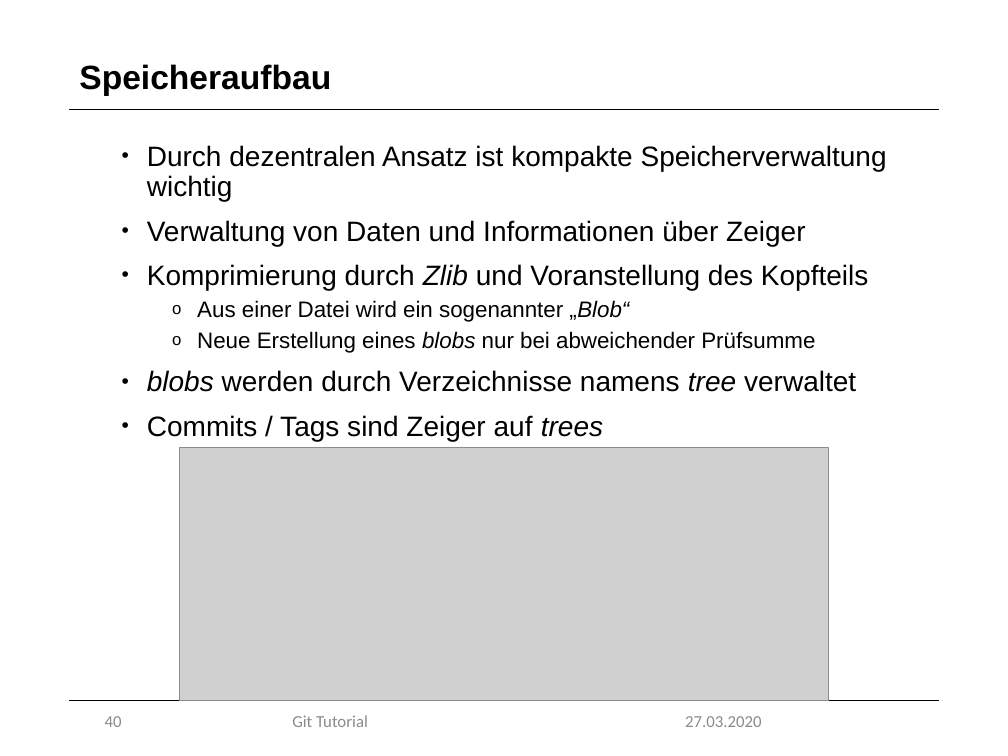
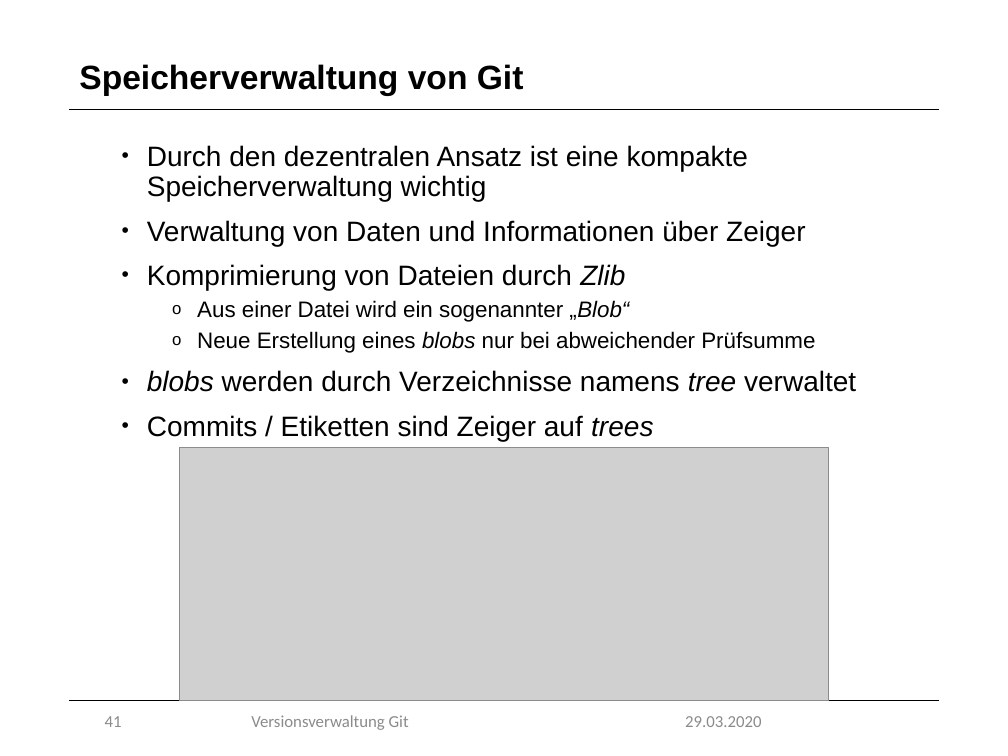
Before and after one commit to marcretzlaff/projektarbeit, a slide deck: slide 41 of Präsentation-90min/Präsentation-90min.pptx (slide 40 before the commit). Drawn at 1008x756 pixels with LibreOffice and Linux fonts; fonts in the diff are those of the drawing; grey boxes stand for pictures; background and template pictures are left out. Boxes give left, top, right and bottom in pixels: in the first picture for what was removed or moved away, otherwise in the second. Text is boxed around its words. In the diff, an @@ line names an element or a change of style, - is before the commit and + after.

```diff
--- a/Präsentation-90min/Präsentation-90min.pptx
+++ b/Präsentation-90min/Präsentation-90min.pptx
@@ title at [79,64,524,96]: text changed @@
-Speicheraufbau
+Speicherverwaltung von Git
@@ text at [147,145,749,201]: text changed @@
-• Durch dezentralen Ansatz ist kompakte Speicherverwaltung wichtig
+• Durch den dezentralen Ansatz ist eine kompakte Speicherverwaltung wichtig
@@ text at [147,264,625,290]: text changed @@
-• Komprimierung durch Zlib und Voranstellung des Kopfteils
+• Komprimierung von Dateien durch Zlib
@@ text at [147,415,653,441]: text changed @@
-• Commits / Tags sind Zeiger auf trees
+• Commits / Etiketten sind Zeiger auf trees
@@ page number at [105,716,122,727]: text changed @@
-40
+41
@@ text at [251,715,409,730]: text changed @@
-Git Tutorial
+Versionsverwaltung Git
@@ text at [685,716,761,727]: text changed @@
-27.03.2020
+29.03.2020
```
Also in this commit, not shown: 33 other slides changed, 2 slides added, 1 slide removed.
